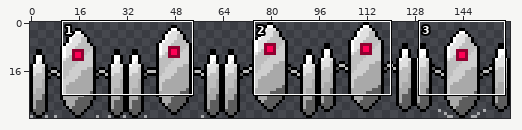
Edited in one commit: sprite sheet (Art/sprites/TitanSpriteSheet.png). The first picture is a wide view before the edit; the outline marks the close-up.
Close-up. Before the commit:
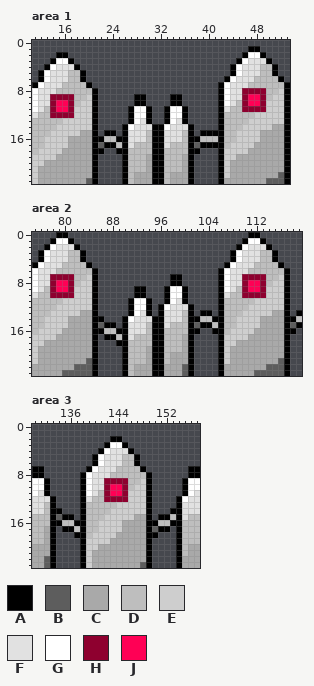
The file is 160x32 pixels. Shown: area 1: x 11..53, y 0..23; area 2: x 75..119, y 0..23; area 3: x 130..157, y 0..23.
Palette (. is transparent): A #000000  B #5d5d5d  C #a9a9a9  D #bebebe  E #cecece  F #e1e1e1  G #ffffff  H #8e002f  J #ff0055
New version:
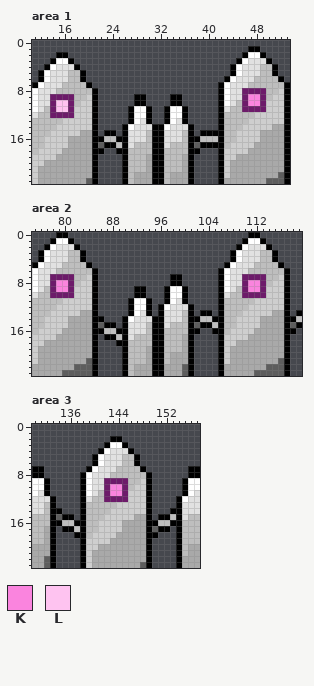
Colours new in this view: K #fa84de  L #fec3f0
Difference:
colour H: #8e002f -> #6d1b6a
Changed rows in their new state; - is a pixel that keeps its letter.
Area 1:
first column x 15:
 9 --------------------------------KK
10 LL------------------------------KK
11 LL--------------------------------
Area 2:
first column x 79:
 8 KK------------------------------KK
 9 KK------------------------------KK
Area 3:
first column x 143:
10 KK
11 KK
Pixel boxes of the changes (left, top, right, bottom) in both close-ups:
changed: (242, 88, 266, 112)
changed: (50, 94, 74, 118)
changed: (50, 274, 74, 298)
changed: (242, 274, 266, 298)
changed: (104, 478, 128, 502)
